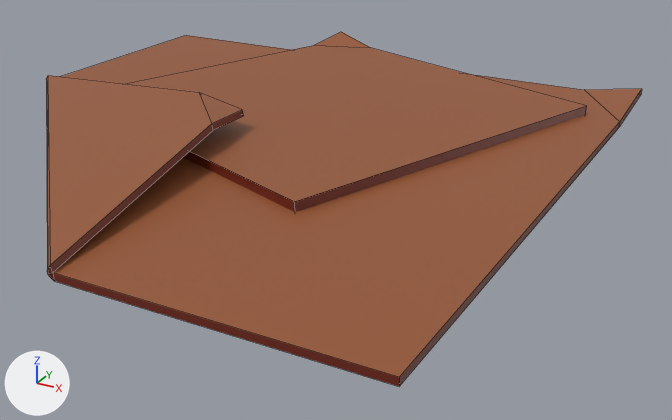
The Blender file blends/cloth.blend as it was, and as the next commit left it.
The view is the same before and after, from a 50 mm lens placed at (0.578, -0.854, 0.363), pointed at (0.094, 0.025, -0.076). Arrows for +X, +Y and +Z are at lower left; the lights stay in place. Mesh edges are drawn as thin lines.
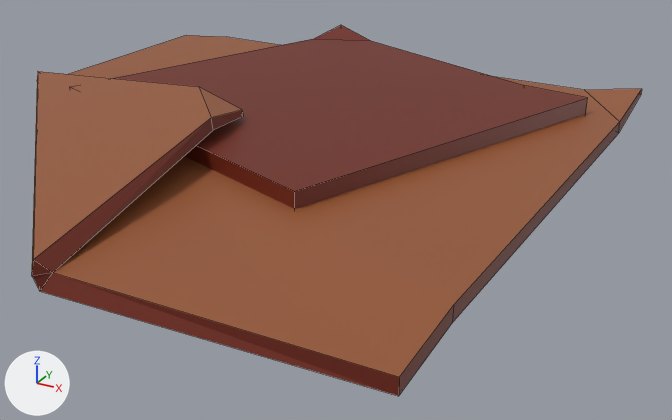
The change, as a diff of the scene's bpy script:
```diff
--- a/blends/cloth.blend.py
+++ b/blends/cloth.blend.py
@@ me_plane_002 @@
 # verts and faces of me_plane_002; kept vertices keep their numbers, new ones are numbered from 15
-me_plane_002.from_pydata(...)  # 15 vertices, 13 faces; spans x -0.27..0.317, y -0.171..0.416, z 0.008..0.034
+me_plane_002.from_pydata(...)  # 17 vertices, 14 faces; spans x -0.27..0.317, y -0.171..0.416, z 0.008..0.045
+# me_plane_002 part 1
+delete_faces([(5, 6, 7, 9, 8), (3, 11, 13, 14), (3, 14, 13, 9, 7)])
+for i in [*range(4, 10)]: verts[i] += (0.0, 0.0, 0.011)
+verts[15] = (0.232, 0.272, 0.032)  # pixel (523, 85)
+verts[16] = (0.235, 0.271, 0.009)
+faces += [(5, 6, 7, 15, 9, 8), (3, 11, 13, 14, 16), (9, 15, 16, 14, 13), (3, 16, 15, 7)]
+# me_plane_002 part 2: 5 faces spanning x -0.27..0.317, y -0.171..0.416, z 0.008..0.045 switch from mat_cloth (brown #985834) to mat_clothdark (dark red #702513)
@@ me_plane @@
 me_plane.from_pydata(...)  # 29 vertices, 26 faces; spans x -0.376..0.361, y -0.375..0.361, z 0.003..0.051
 # verts and faces of me_plane; kept vertices keep their numbers, new ones are numbered from 29
+# me_plane part 3
+delete_vertices([12])  # with the faces that use them
+delete_faces([(1, 10, 25, 27), (1, 27, 26, 2, 4, 5)])
+for i in [10, 25, 28]: verts[i] += (0.0, 0.0, -0.008)
+for i in [14, 15, 18, 19]: verts[i] += (-0.011, -0.007, -0.001)
+verts[6] = (-0.384, 0.045, 0.023)  # moved, pixel (37, 71)
+verts[8] = (0.037, -0.38, 0.023)  # moved, pixel (33, 259)
+verts[9] = (0.038, -0.379, -0.006)  # moved, pixel (39, 291)
+verts[13] = (-0.383, 0.046, -0.006)  # moved
+verts[16] = (-0.387, 0.044, 0.011)  # moved, pixel (37, 79)
+verts[17] = (0.034, -0.381, 0.011)  # moved, pixel (31, 272)
+verts[20] = (-0.072, -0.007, 0.058)  # moved, pixel (198, 86)
+verts[23] = (0.009, -0.093, 0.057)  # moved, pixel (211, 117)
+verts[29] = (-0.372, 0.361, -0.005)
+verts[30] = (0.358, -0.271, 0.0)  # pixel (452, 322)
+verts[31] = (0.358, -0.27, 0.015)  # pixel (454, 304)
+verts[32] = (-0.307, 0.382, 0.011)  # pixel (226, 36)
+verts[33] = (-0.308, 0.382, -0.005)
+verts[34] = (-0.308, 0.382, -0.004)
+faces += [(9, 13, 29, 33, 28, 25, 30, 10), (1, 31, 27, 26, 32, 2, 4, 5), (29, 34, 33), (11, 25, 28, 33, 34, 24)]  # mat_cloth (brown #985834)
+faces += [(2, 29, 13, 4), (1, 10, 30, 31), (24, 34, 32, 26), (25, 27, 31, 30), (2, 32, 34, 29)]  # mat_clothdark (dark red #702513)
 me_plane.materials.append(mat_cloth)
```

Location of each change, (x1, y1, x2, y2) in pixels of the pictures (672 x 420 px; the box of a moved part takes in the faces that stretch with it):
'Plane', reshaped: before (46, 35, 642, 386); after (32, 35, 642, 396)
'Plane.001', reshaped: before (126, 32, 587, 212); after (70, 25, 587, 209)
part 1 of me_plane_002, moved or reshaped: before (126, 45, 587, 212); after (70, 39, 587, 209)
part 2 of me_plane_002, recoloured: before (316, 32, 371, 48); after (314, 25, 370, 41)
